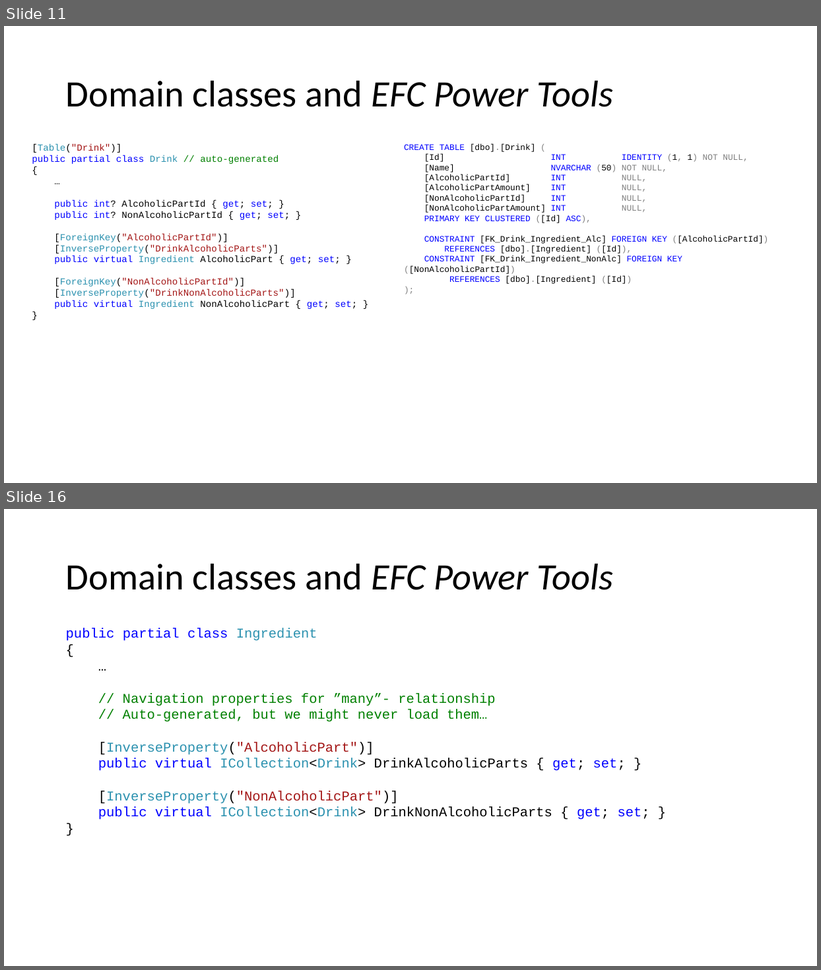
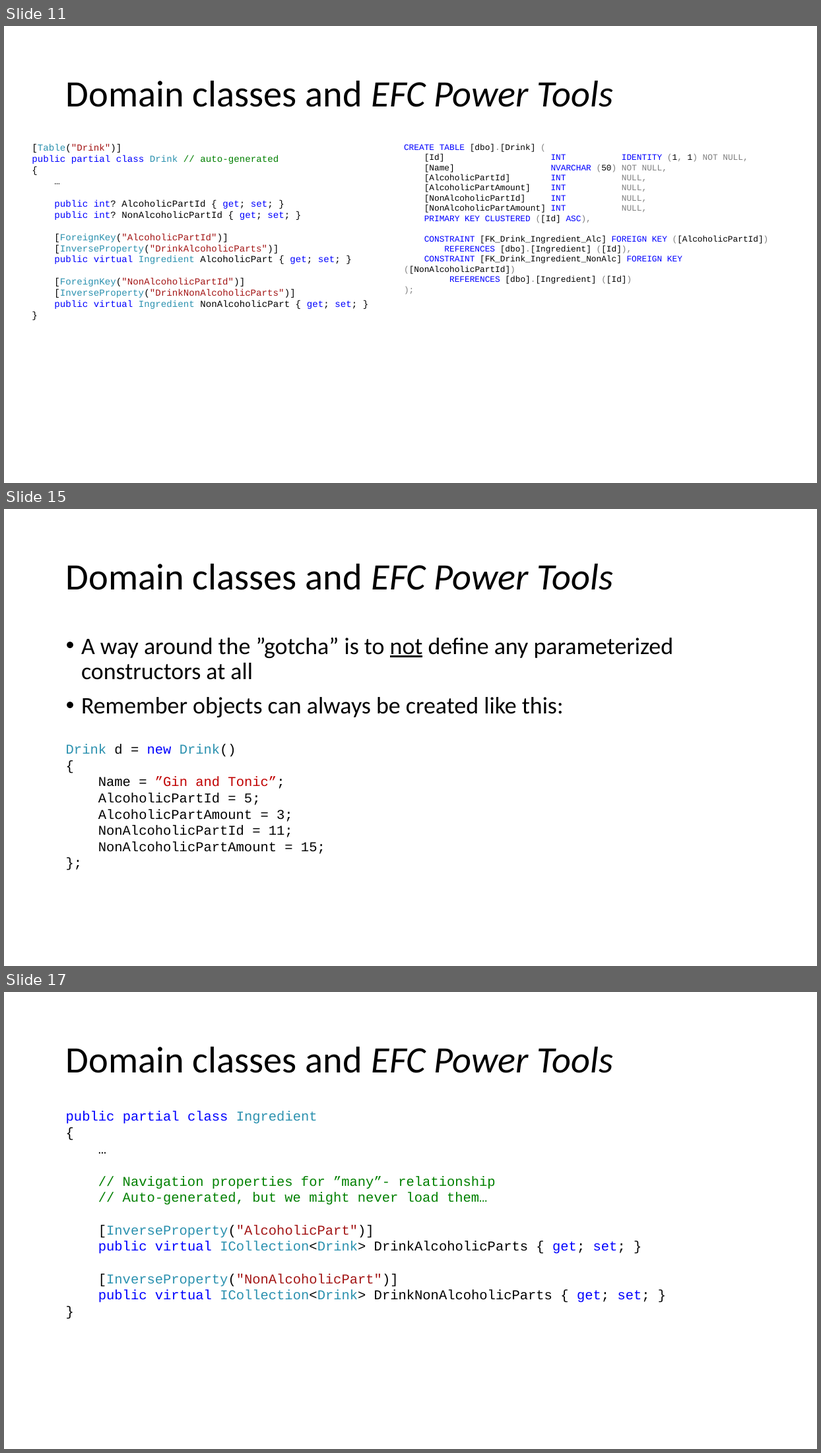
Before and after one commit to perslaursen/OOProg22, a slide deck: Chap/EFCore/Presentations/EFCoreEssentials.pptx. Shown one above the other, each under a label of ours: slides 11 and 16 before the commit, slides 11, 15 and 17 after it; the slides between them are not shown. The pictures are 821x970 and 821x1453 pixels, drawn with LibreOffice and Linux fonts; fonts in the diff are those of the drawing. Boxes give left, top, right and bottom in pixels: in the first picture for what was removed or moved away, otherwise in the second. Text is boxed around its words. In the diff, an @@ line names an element or a change of style, - is before the commit and + after.

Commit message:
Updates to EFCore materials
Updates related to (the abandonment of) defining constructors for classes generated by EFC Power Tools.

```diff
--- a/Chap/EFCore/Presentations/EFCoreEssentials.pptx
+++ b/Chap/EFCore/Presentations/EFCoreEssentials.pptx
@@ slide 15 added at (4, 509, 817, 966), background #FFFFFF @@
@@ title added at (66, 563, 614, 590), 44 pt, text #000000 @@
+Domain classes and EFC Power Tools
@@ text added at (81, 637, 674, 718), 28 pt, text #000000 @@
+• A way around the ”gotcha” is to not define any parameterized constructors at all
+• Remember objects can always be created like this:
@@ text added at (66, 744, 325, 854), 16 pt, text #000000 @@
+Drink d = new Drink()
+{
+Name = ”Gin and Tonic”;
+AlcoholicPartId = 5;
+AlcoholicPartAmount = 3;
+NonAlcoholicPartId = 11;
+NonAlcoholicPartAmount = 15;
+};
@@ what was slide 16 is now slide 17 @@
```
Also in this commit, not shown: 14 slides changed, 1 other slide added, 1 slide removed, 12 other files.
